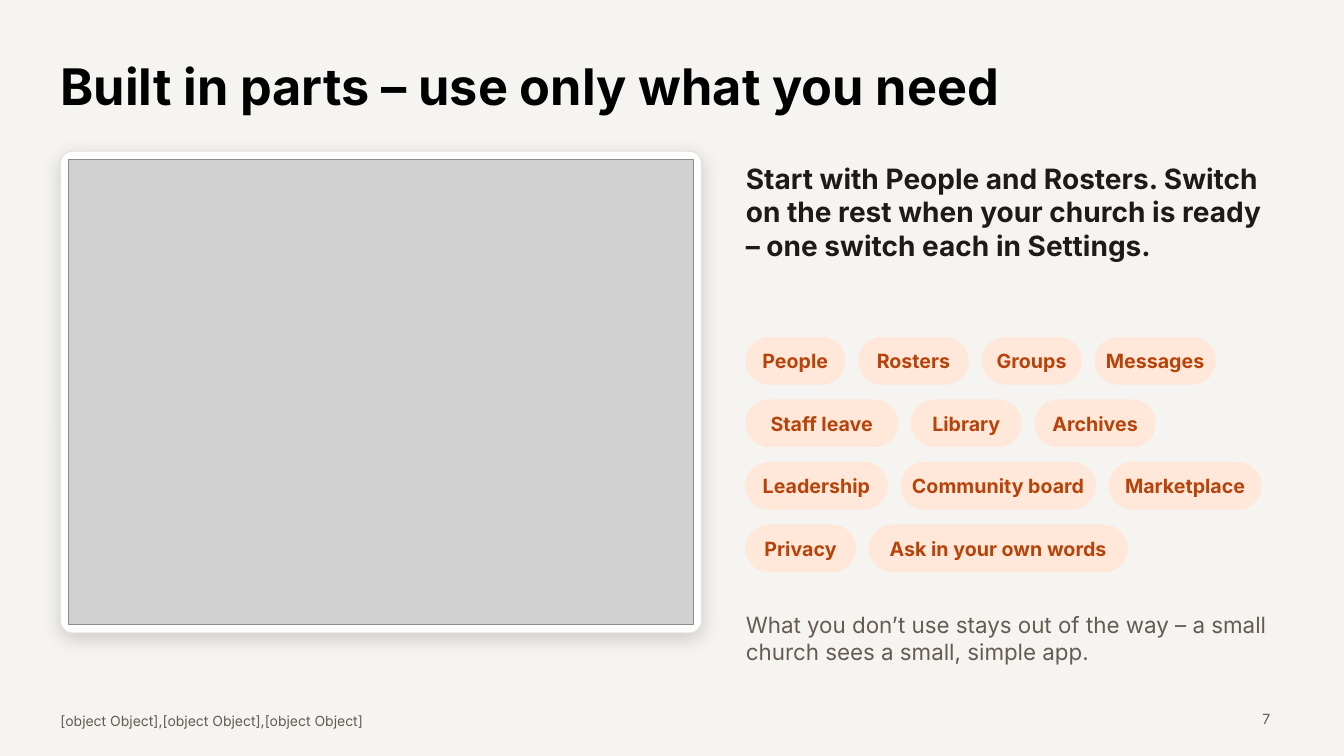
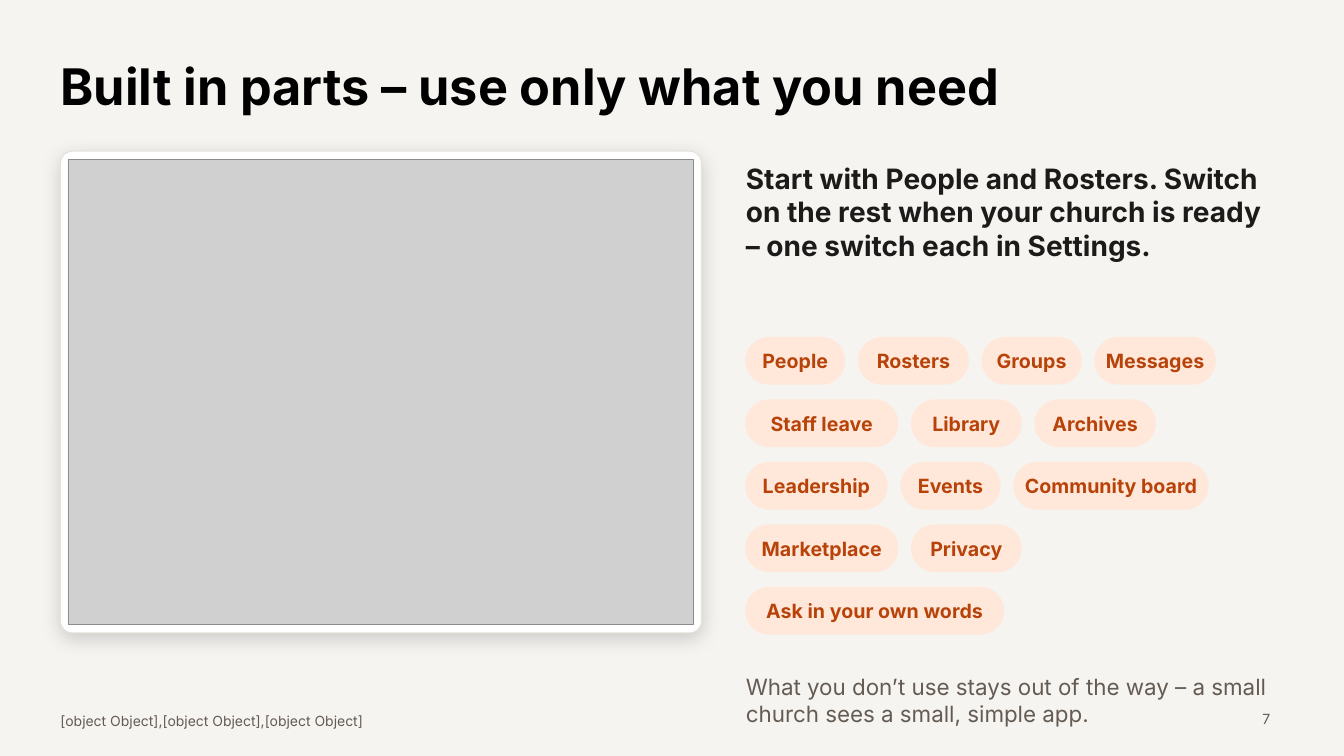
Before and after one commit to pian1966/church-hub, a slide deck: slide 7 of docs/presentation/church-and-trellis-presentation.pptx. Drawn at 1344x756 pixels with LibreOffice and Linux fonts; fonts in the diff are those of the drawing; grey boxes stand for pictures. Boxes give left, top, right and bottom in pixels: in the first picture for what was removed or moved away, otherwise in the second. Text is boxed around its words. In the diff, an @@ line names an element or a change of style, - is before the commit and + after.

```diff
--- a/docs/presentation/church-and-trellis-presentation.pptx
+++ b/docs/presentation/church-and-trellis-presentation.pptx
@@ rounded rectangle: place and size @@
-rounded rectangle at (901, 463, 1096, 509)
+rounded rectangle at (901, 463, 1000, 509)
@@ text added at (918, 478, 983, 493), 14 pt, text #B8430A, bold @@
+Events
@@ rounded rectangle: place and size @@
-rounded rectangle at (1110, 463, 1261, 509)
+rounded rectangle at (1014, 463, 1209, 509)
@@ text "Community board": place and size @@
-text "Community board" at (912, 478, 1084, 497)
+text "Community board" at (1025, 478, 1197, 497)
@@ rounded rectangle: place and size @@
-rounded rectangle at (746, 525, 855, 572)
+rounded rectangle at (746, 525, 897, 572)
@@ text "Marketplace": place and size @@
-text "Marketplace" at (1125, 478, 1245, 497)
+text "Marketplace" at (762, 541, 882, 560)
@@ rounded rectangle: place and size @@
-rounded rectangle at (869, 525, 1127, 572)
+rounded rectangle at (911, 525, 1020, 572)
@@ text "Privacy": place and size @@
-text "Privacy" at (764, 541, 836, 560)
+text "Privacy" at (930, 541, 1002, 560)
@@ text "Ask in your own words": place and size @@
-text "Ask in your own words" at (890, 541, 1106, 560)
+text "Ask in your own words" at (766, 603, 983, 622)
@@ rounded rectangle added at (746, 588, 1004, 634), fill #FFE8D9, outline #FFE8D9 1 pt @@
@@ text "What you don’t use stays ...": place and size @@
-text "What you don’t use stays ..." at (746, 616, 1266, 665)
+text "What you don’t use stays ..." at (746, 678, 1266, 727)
```
Also in this commit, not shown: 1 other slide changed, 39 other files.
